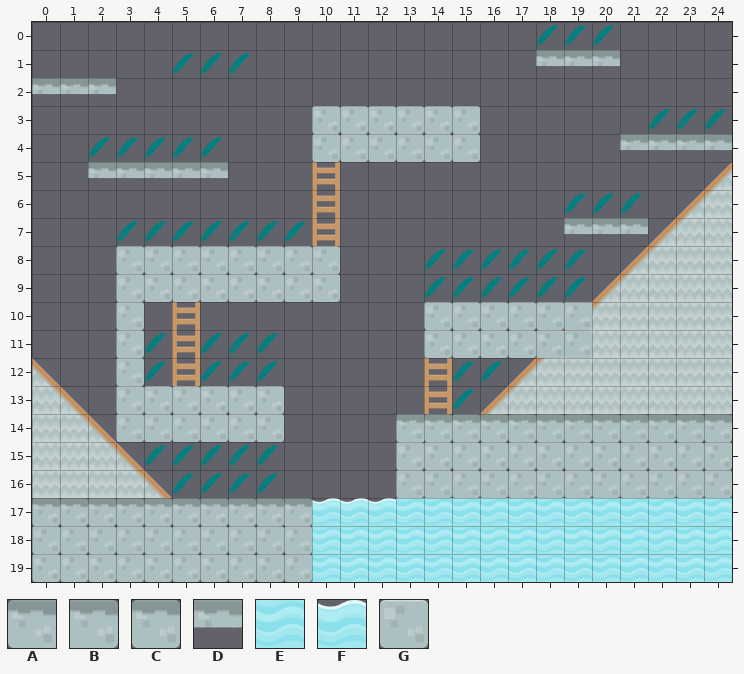
A Tiled map gets an edit: nivel_1.tmx. Above, as it was before the edit.
Cells are 128x128 px. Shown: x 0..24, y 0..19.
Key: from "mispatrones": A 15 "stoneLeft", B 17 "stoneRight", C 18 "stone", D 21 "stoneHalf_mid", E 22 "water", F 23 "waterTop_high", G 24 "brickGrey".
_ is an empty cell.
Layers that did not change in this view are not listed.
Layer "plataforma" before, first column x 0:
 0 _________________________
 1 __________________DDD____
 2 DDD______________________
 3 __________GGGGGG_________
 4 __________GGGGGG_____DDDD
 5 __DDDDD__________________
 6 _________________________
 7 ___________________DDD___
 8 ___GGGGGGGG______________
 9 ___GGGGGGGG______________
10 ___G__________GGGGGG_____
11 ___G__________GGGGGG_____
12 ___G_____________________
13 ___GGGGGG________________
14 ___GGGGGG____ACCCCCCCCCCC
15 _____________GGGGGGGGGGGG
16 _____________GGGGGGGGGGGG
17 CCCCCCCCCBFFFEEEEEEEEEEEE
18 GGGGGGGGGGEEEEEEEEEEEEEEE
19 GGGGGGGGGGEEEEEEEEEEEEEEE
New version:
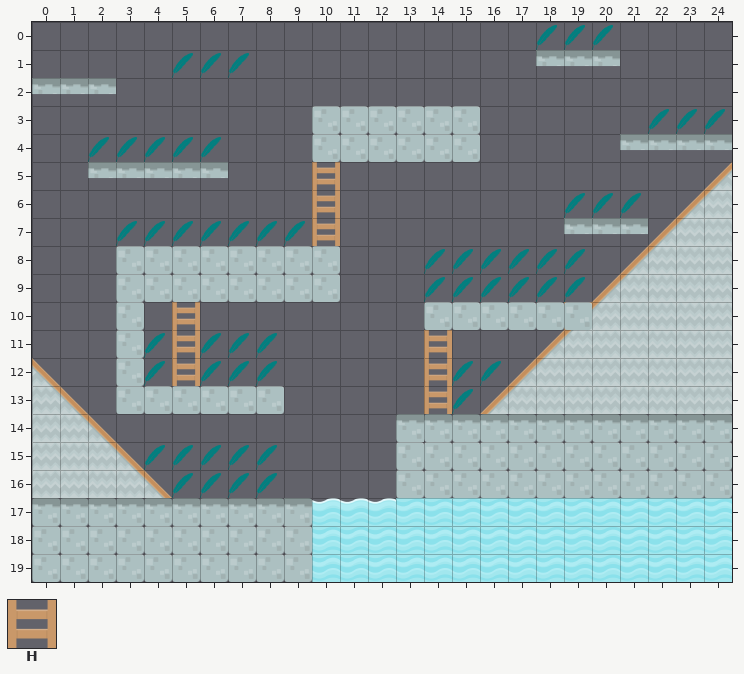
Further tiles: from "mispatrones": H 30 "ladderMid".
Diff:
Layer "plataforma":
y 11: x 14..19 GGGGGG -> H_____
y 14: x 3..8 GGGGGG -> ______
Pixel boxes of the changes (left, top, right, bottom) in both pictures:
changed: (424, 330, 592, 358)
removed: (116, 414, 284, 442)
